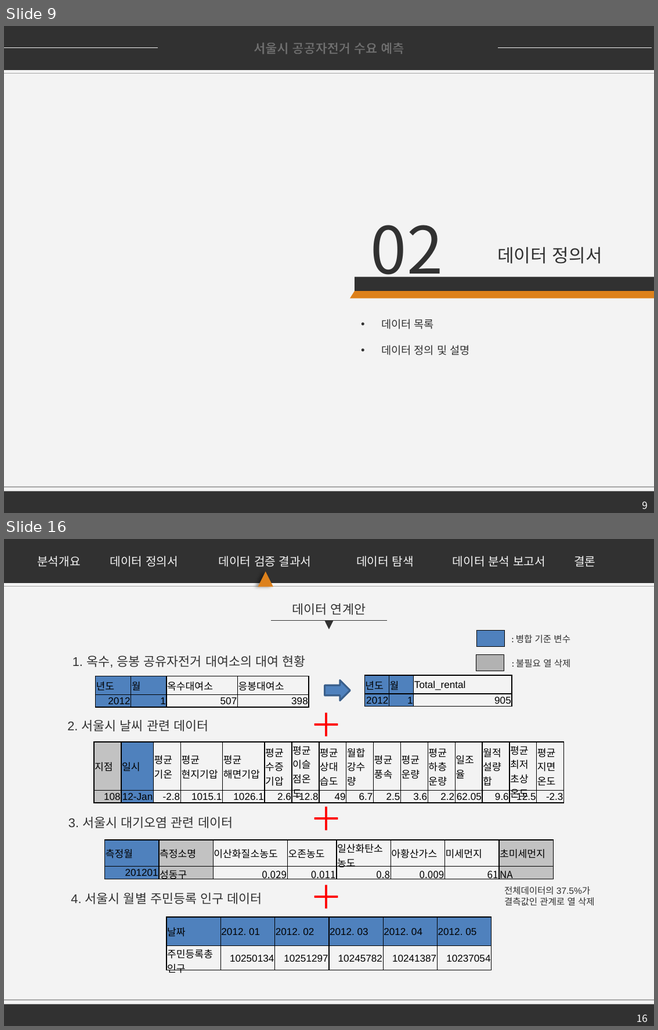
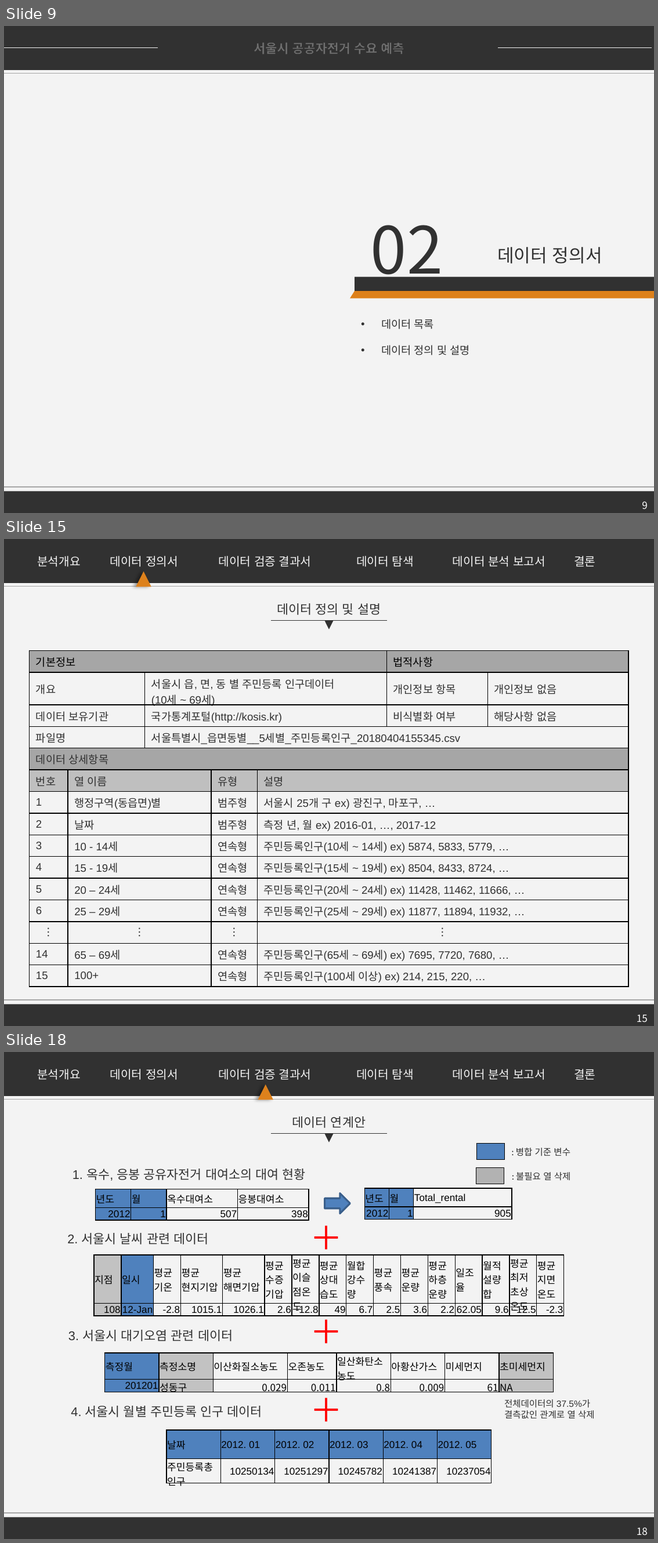
Before and after one commit to firstock/proj_sponge_bicycle, a slide deck: 서울시 공유자전거 수요 예측.pptx. Shown one above the other, each under a label of ours: slides 9 and 16 before the commit, slides 9, 15 and 18 after it; the slides between them are not shown. The pictures are 658x1030 and 658x1543 pixels, drawn with LibreOffice and Linux fonts; fonts in the diff are those of the drawing. Boxes give left, top, right and bottom in pixels: in the first picture for what was removed or moved away, otherwise in the second. Text is boxed around its words. In the diff, an @@ line names an element or a change of style, - is before the commit and + after.

```diff
--- a/서울시 공유자전거 수요 예측.pptx
+++ b/서울시 공유자전거 수요 예측.pptx
@@ slide 15 added at (x1=4, y1=539, x2=654, y2=1026), background #F3F3F3 @@
@@ group added at (x1=4, y1=539, x2=654, y2=587): 6 texts, 1 rectangle, 1 triangle @@
+데이터 정의서
+데이터 검증 결과서
+분석개요
+데이터 분석 보고서
+결론
+데이터 탐색
@@ line added from (654, 587) to (4, 587), #A6A6A6 0.75 pt @@
@@ text added at (x1=277, y1=603, x2=380, y2=615), 14 pt, text #313131 @@
+데이터 정의 및 설명
@@ line added from (271, 620) to (387, 620), #313131 0.75 pt @@
@@ triangle added at (x1=324, y1=620, x2=333, y2=629), fill #313131 @@
@@ table added at (x1=30, y1=651, x2=628, y2=987), 15 rows, 7 columns @@
+기본정보 |  |  |  |  | 법적사항 | 
+개요 |  | 서울시 읍, 면, 동 별 주민등록 인구데이터 / (10세 ~ 69세) |  |  | 개인정보 항목 | 개인정보 없음
+데이터 보유기관 |  | 국가통계포털(http://kosis.kr) |  |  | 비식별화 여부 | 해당사항 없음
+파일명 |  | 서울특별시_읍면동별__5세별_주민등록인구_20180404155345.csv |  |  |  | 
+데이터 상세항목 |  |  |  |  |  | 
+번호 | 열 이름 |  | 유형 | 설명 |  | 
+1 | 행정구역(동읍면)별 |  | 범주형 | 서울시 25개 구 ex) 광진구, 마포구, … |  | 
+2 | 날짜 |  | 범주형 | 측정 년, 월 ex) 2016-01, …, 2017-12 |  | 
+3 | 10 - 14세 |  | 연속형 | 주민등록인구(10세 ~ 14세) ex) 5874, 5833, 5779, … |  | 
+4 | 15 - 19세 |  | 연속형 | 주민등록인구(15세 ~ 19세) ex) 8504, 8433, 8724, … |  | 
+5 | 20 – 24세 |  | 연속형 | 주민등록인구(20세 ~ 24세) ex) 11428, 11462, 11666, … |  | 
+6 | 25 – 29세 |  | 연속형 | 주민등록인구(25세 ~ 29세) ex) 11877, 11894, 11932, … |  | 
+︙ | ︙ |  | ︙ | ︙ |  | 
+14 | 65 – 69세 |  | 연속형 | 주민등록인구(65세 ~ 69세) ex) 7695, 7720, 7680, … |  | 
+15 | 100+ |  | 연속형 | 주민등록인구(100세 이상) ex) 214, 215, 220, … |  | 
@@ rectangle added at (x1=4, y1=1005, x2=654, y2=1026), fill #313131 @@
@@ line added from (654, 1000) to (4, 1000), #A6A6A6 0.75 pt @@
@@ page number added at (x1=636, y1=1015, x2=647, y2=1022), 11 pt, text #FFFFFF @@
+15
@@ what was slide 16 is now slide 18 @@
@@ page number at (x1=636, y1=1528, x2=647, y2=1535): text changed @@
-16
+18
```
Also in this commit, not shown: 11 slides changed, 1 other slide added.
